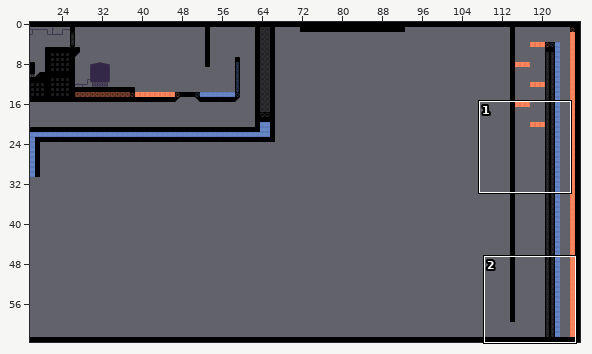
Two states of a Tiled map (JSON), IndieSpeedRun/IndieSpeedRun/IndieSpeedRunContent/maps/testmap3.json. Above: a wide view before the commit, with the close-up outlined.
Close-up. As it was:
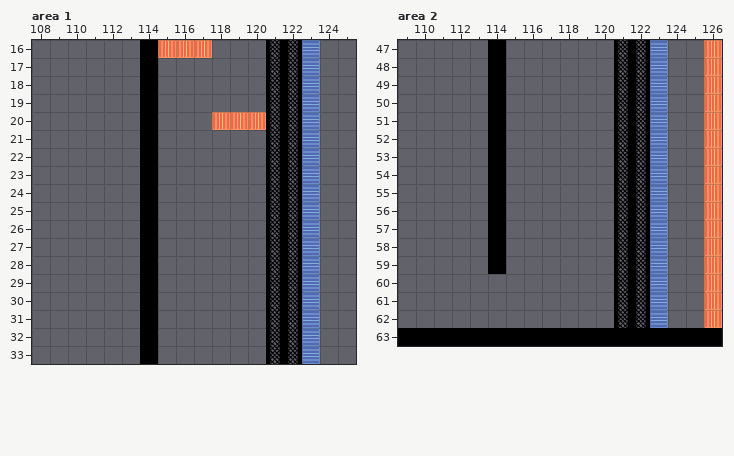
Cells are 32x32 px. Shown: area 1 x 108..125, y 16..33; area 2 x 109..126, y 47..63. The commit also changed other parts of the map, which this record leaves out.
New version:
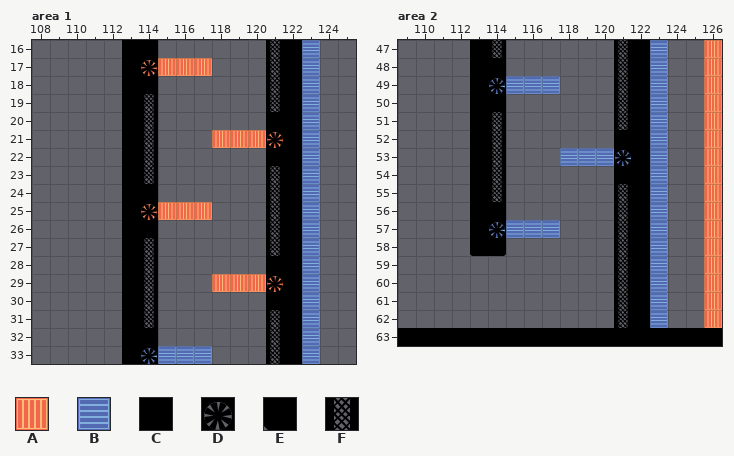
Key: from "furnace-01": A 0; from "heatsink-01": B 0; from "tiles2-01": C 0, D 3, E 15, F 19.
_ is an empty cell.
Change:
{"where": "layer \"Background\", area 1"}
{"y":17,"x":114,"old":"_","new":"A"}
{"y":21,"x":121,"old":"_","new":"A"}
{"y":25,"x":114,"old":"_","new":"A"}
{"y":29,"x":121,"old":"_","new":"A"}
{"y":33,"x":114,"old":"_","new":"B"}
{"where": "layer \"Gameplay\", area 1"}
{"y":16,"x":113,"old":"_","new":"C"}
{"y":16,"x":115,"old":"AAA","new":"___"}
{"y":16,"x":122,"old":"F","new":"C"}
{"y":17,"x":113,"old":"_C___","new":"CDAAA"}
{"y":17,"x":122,"old":"F","new":"C"}
{"y":18,"x":113,"old":"_","new":"C"}
{"y":18,"x":122,"old":"F","new":"C"}
{"y":19,"x":113,"old":"_C","new":"CF"}
{"y":19,"x":122,"old":"F","new":"C"}
{"y":20,"x":113,"old":"_C","new":"CF"}
{"y":20,"x":118,"old":"AAAFF","new":"___CC"}
{"y":21,"x":113,"old":"_C","new":"CF"}
{"y":21,"x":118,"old":"___FF","new":"AAADC"}
{"y":22,"x":113,"old":"_C","new":"CF"}
{"y":22,"x":121,"old":"FF","new":"CC"}
{"y":23,"x":113,"old":"_C","new":"CF"}
{"y":23,"x":122,"old":"F","new":"C"}
{"y":24,"x":113,"old":"_","new":"C"}
{"y":24,"x":122,"old":"F","new":"C"}
{"y":25,"x":113,"old":"_C___","new":"CDAAA"}
{"y":25,"x":122,"old":"F","new":"C"}
{"y":26,"x":113,"old":"_","new":"C"}
{"y":26,"x":122,"old":"F","new":"C"}
{"y":27,"x":113,"old":"_C","new":"CF"}
{"y":27,"x":122,"old":"F","new":"C"}
{"y":28,"x":113,"old":"_C","new":"CF"}
{"y":28,"x":121,"old":"FF","new":"CC"}
{"y":29,"x":113,"old":"_C","new":"CF"}
{"y":29,"x":118,"old":"___FF","new":"AAADC"}
{"y":30,"x":113,"old":"_C","new":"CF"}
{"y":30,"x":121,"old":"FF","new":"CC"}
{"y":31,"x":113,"old":"_C","new":"CF"}
{"y":31,"x":122,"old":"F","new":"C"}
{"y":32,"x":113,"old":"_","new":"C"}
{"y":32,"x":122,"old":"F","new":"C"}
{"y":33,"x":113,"old":"_C___","new":"CDBBB"}
{"y":33,"x":122,"old":"F","new":"C"}
{"where": "layer \"Background\", area 2"}
{"y":49,"x":114,"old":"_","new":"B"}
{"y":53,"x":121,"old":"_","new":"B"}
{"y":57,"x":114,"old":"_","new":"B"}
{"where": "layer \"Gameplay\", area 2"}
{"y":47,"x":113,"old":"_C","new":"CF"}
{"y":47,"x":122,"old":"F","new":"C"}
{"y":48,"x":113,"old":"_","new":"C"}
{"y":48,"x":122,"old":"F","new":"C"}
{"y":49,"x":113,"old":"_C___","new":"CDBBB"}
{"y":49,"x":122,"old":"F","new":"C"}
{"y":50,"x":113,"old":"_","new":"C"}
{"y":50,"x":122,"old":"F","new":"C"}
{"y":51,"x":113,"old":"_C","new":"CF"}
{"y":51,"x":122,"old":"F","new":"C"}
{"y":52,"x":113,"old":"_C","new":"CF"}
{"y":52,"x":121,"old":"FF","new":"CC"}
{"y":53,"x":113,"old":"_C","new":"CF"}
{"y":53,"x":118,"old":"___FF","new":"BBBDC"}
{"y":54,"x":113,"old":"_C","new":"CF"}
{"y":54,"x":121,"old":"FF","new":"CC"}
{"y":55,"x":113,"old":"_C","new":"CF"}
{"y":55,"x":122,"old":"F","new":"C"}
{"y":56,"x":113,"old":"_","new":"C"}
{"y":56,"x":122,"old":"F","new":"C"}
{"y":57,"x":113,"old":"_C___","new":"CDBBB"}
{"y":57,"x":122,"old":"F","new":"C"}
{"y":58,"x":113,"old":"_","new":"E"}
{"y":58,"x":122,"old":"F","new":"C"}
{"y":59,"x":114,"old":"C","new":"_"}
{"y":59,"x":122,"old":"F","new":"C"}
{"y":60,"x":122,"old":"F","new":"C"}
{"y":61,"x":122,"old":"F","new":"C"}
{"y":62,"x":122,"old":"F","new":"C"}
{"label":"changed","picture_box":[122,40,212,364]}
{"label":"changed","picture_box":[212,40,298,364]}
{"label":"changed","picture_box":[470,40,560,274]}
{"label":"changed","picture_box":[560,40,646,328]}
